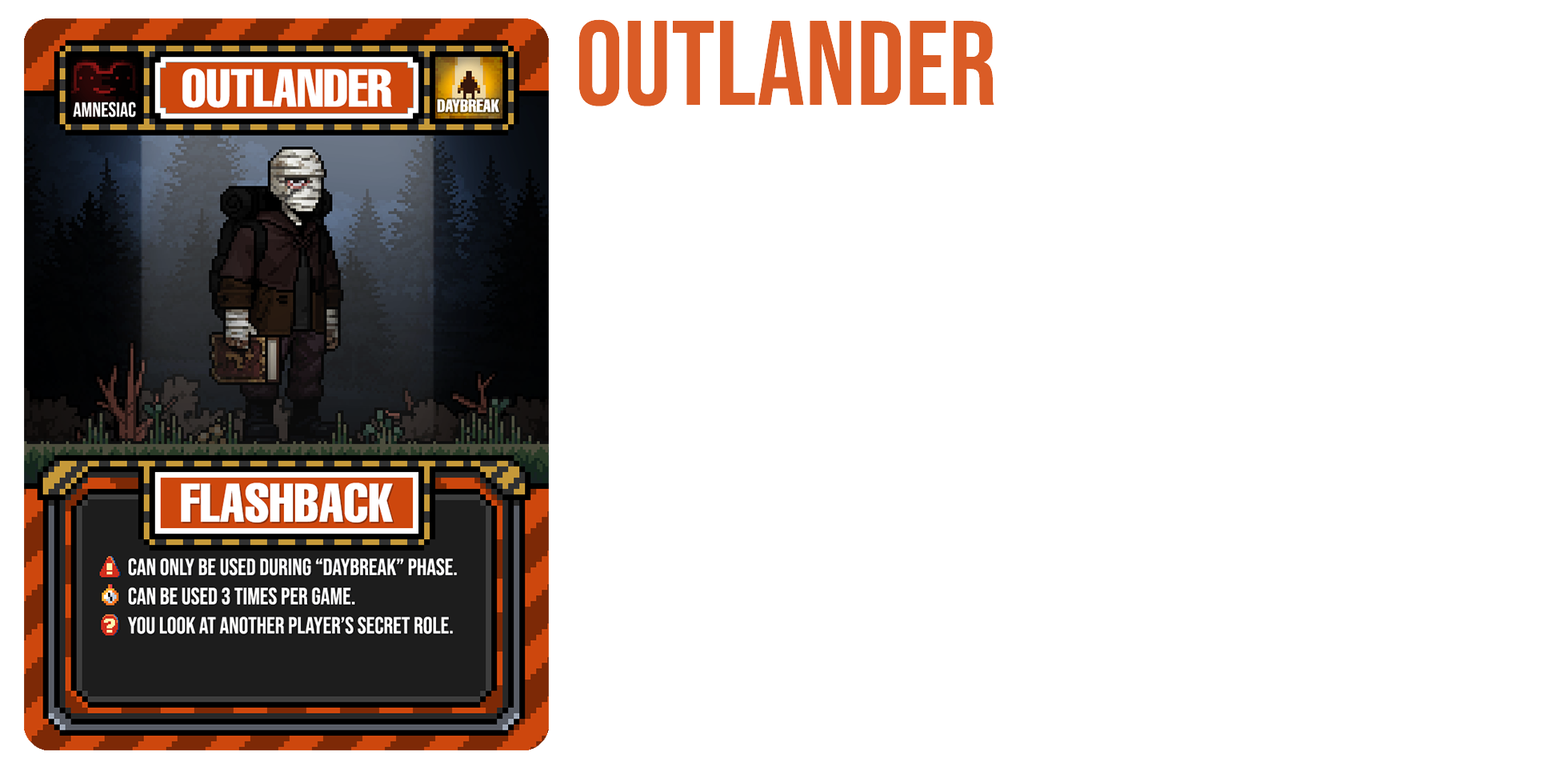
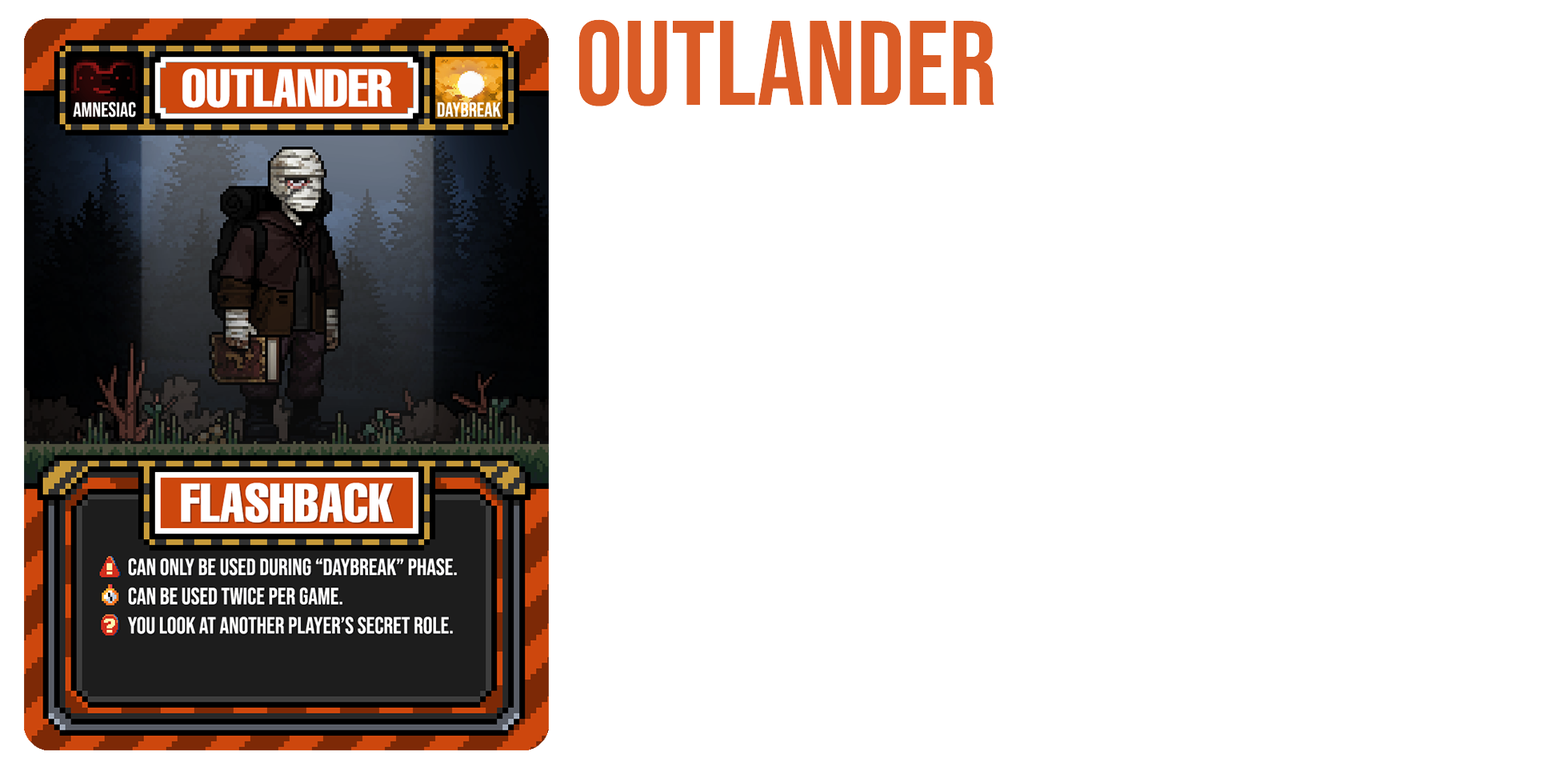
Comparing the layer stacks of the two 1568×768 images. Changes:
painted on "Layer 5" over [220, 56, 504, 607]